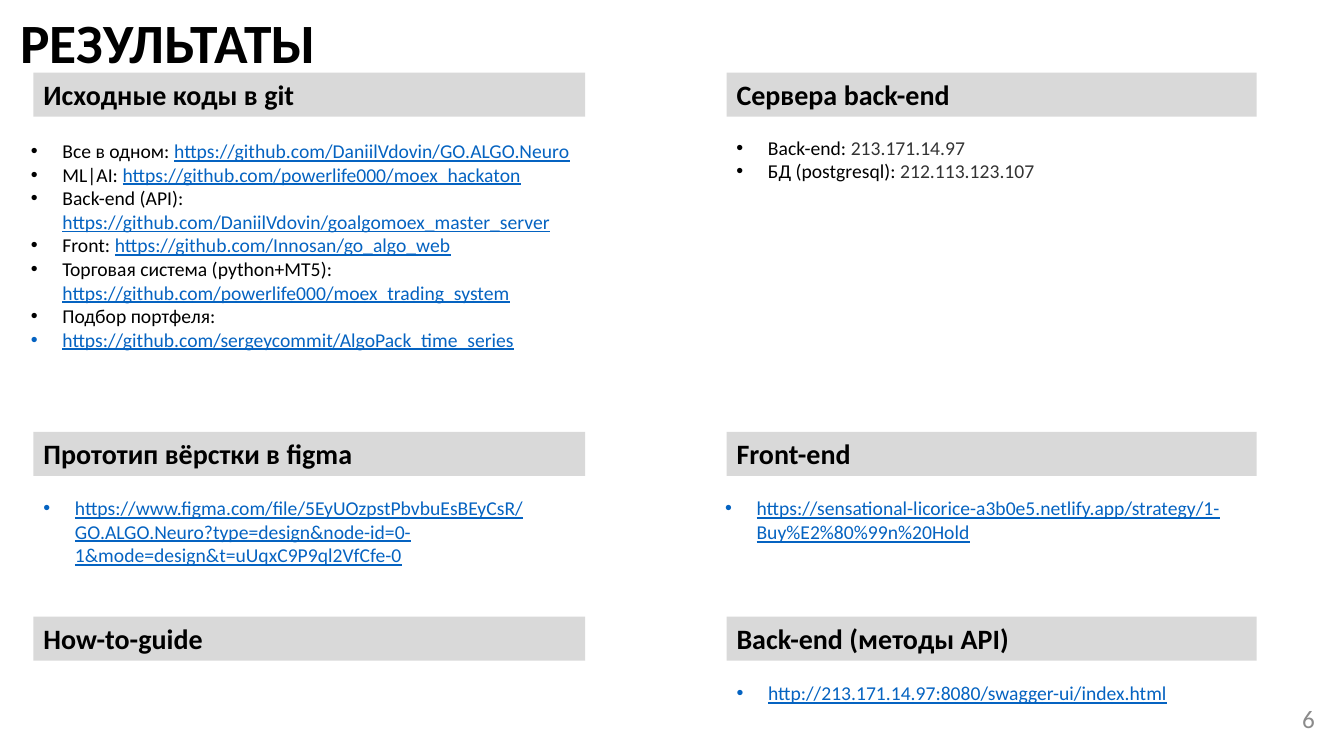
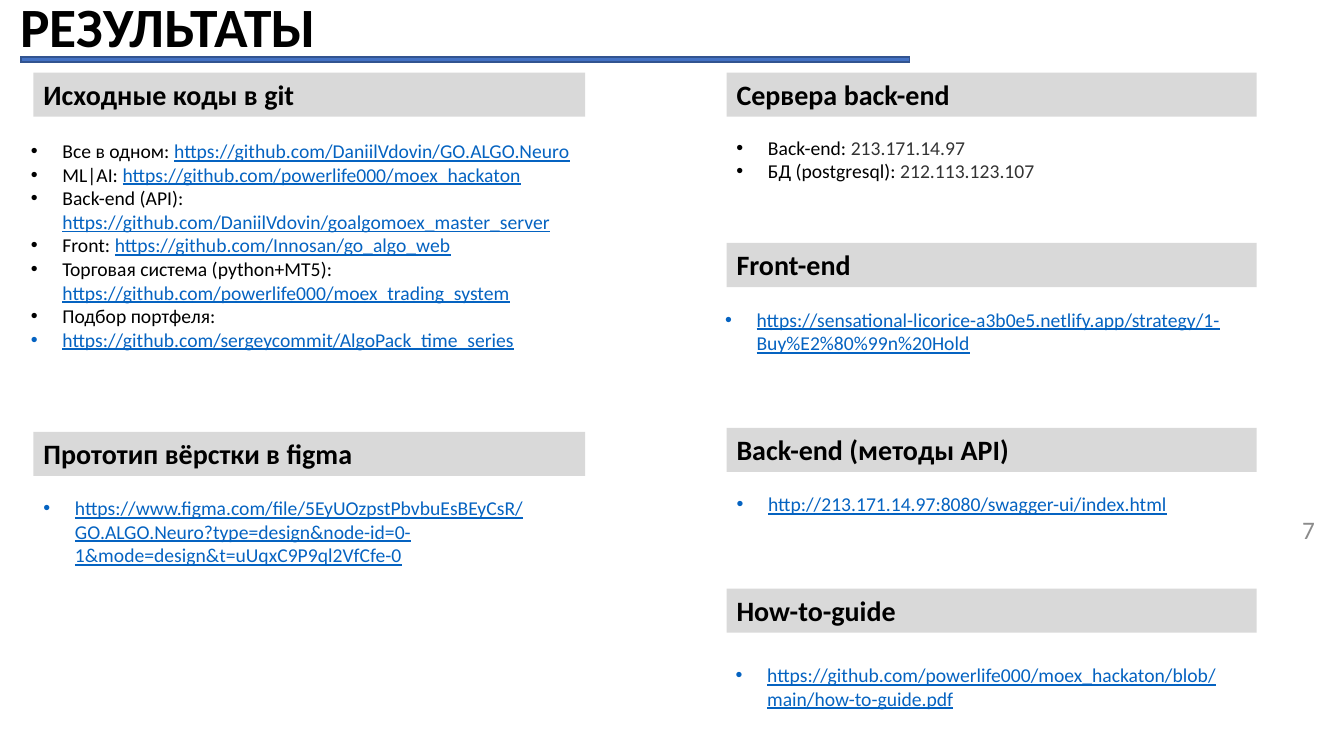
Before and after one commit to suenot/powerlife000-moex_hackaton, a slide deck: slide 7 of info/NullPointerExeption v1.pptx (slide 6 before the commit). Drawn at 1344x756 pixels with LibreOffice and Linux fonts; fonts in the diff are those of the drawing. Boxes give left, top, right and bottom in pixels: in the first picture for what was removed or moved away, otherwise in the second. Text is boxed around its words. In the diff, an @@ line names an element or a change of style, - is before the commit and + after.

```diff
--- a/info/NullPointerExeption v1.pptx
+++ b/info/NullPointerExeption v1.pptx
@@ title "РЕЗУЛЬТАТЫ" rewrapped from box(20, 26, 316, 64) to box(20, 10, 316, 61) @@
@@ rectangle added at box(21, 56, 910, 62), fill #4472C4, outline #325491 1 pt @@
@@ 2 rectangles, 2 texts: place and size @@
-2 rectangles, 2 texts at box(727, 432, 1257, 704)
+2 rectangles, 2 texts at box(727, 243, 1257, 515)
@@ page number added at box(1302, 523, 1315, 539), 18 pt, text #8C8C8C @@
+7
@@ rectangle "How-to-guide": place and size @@
-rectangle "How-to-guide" at box(33, 617, 585, 661)
+rectangle "How-to-guide" at box(727, 589, 1257, 633)
@@ text added at box(767, 668, 1215, 710), 14 pt, text #0563C1, underline @@
+• https://github.com/powerlife000/moex_hackaton/blob/main/how-to-guide.pdf
@@ page number removed at box(1302, 711, 1315, 728) @@
-6
```
Also in this commit, not shown: 5 other slides changed, 1 slide added, 7 other files.
